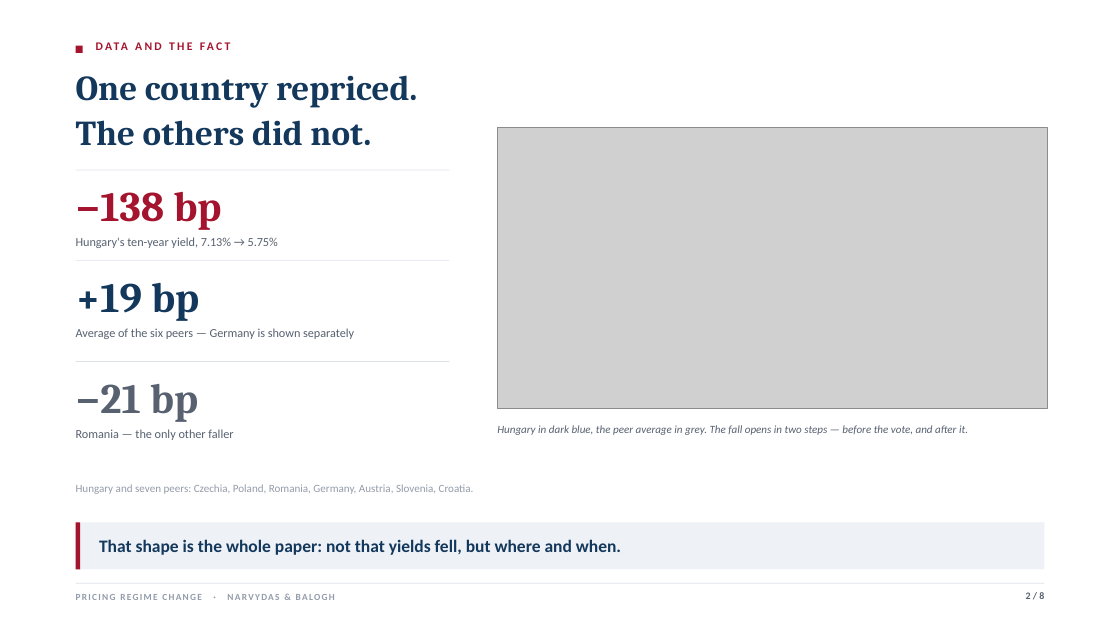
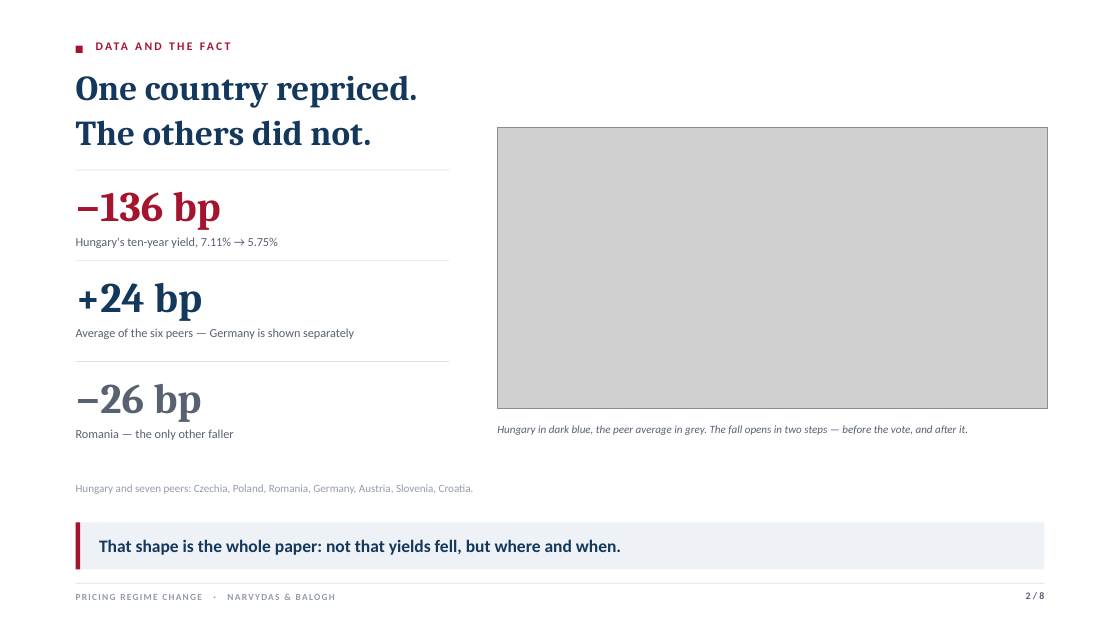
Before and after one commit to jokubasv0/finance-rdd, a slide deck: slide 2 of out/Pricing_Regime_Change.pptx. Drawn at 1120x630 pixels with LibreOffice and Linux fonts; fonts in the diff are those of the drawing; grey boxes stand for pictures. Boxes give left, top, right and bottom in pixels: in the first picture for what was removed or moved away, otherwise in the second. Text is boxed around its words. In the diff, an @@ line names an element or a change of style, - is before the commit and + after.

```diff
--- a/out/Pricing_Regime_Change.pptx
+++ b/out/Pricing_Regime_Change.pptx
@@ text at (76, 192, 221, 230): text changed @@
-−138 bp
+−136 bp
@@ text at (76, 237, 278, 248): text changed @@
-Hungary's ten-year yield, 7.13% → 5.75%
+Hungary's ten-year yield, 7.11% → 5.75%
@@ text at (76, 282, 202, 321): text changed @@
-+19 bp
++24 bp
@@ text at (76, 384, 202, 422): text changed @@
-−21 bp
+−26 bp
```
Also in this commit, not shown: 3 other slides changed, 15 other files.
